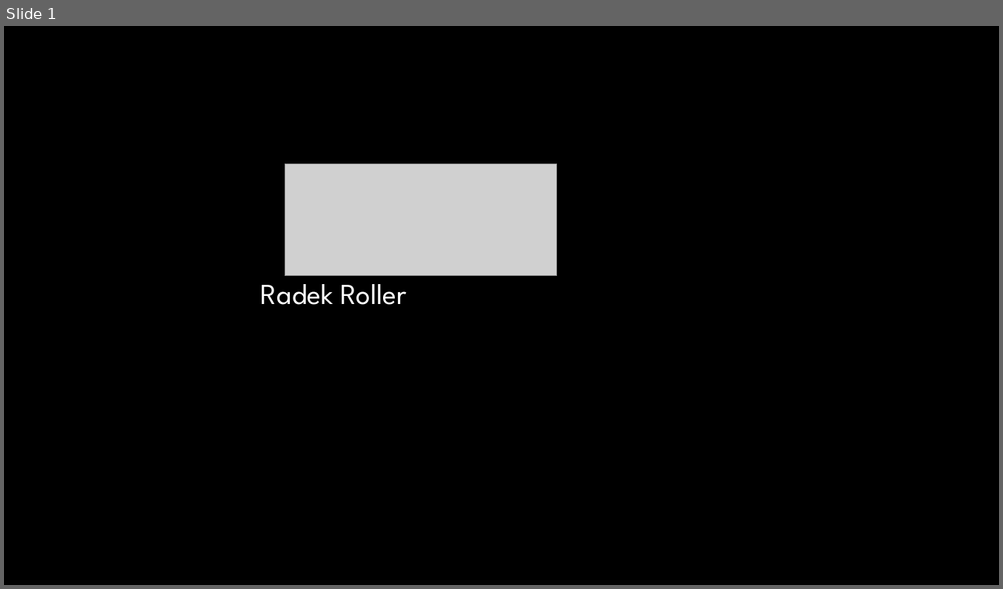
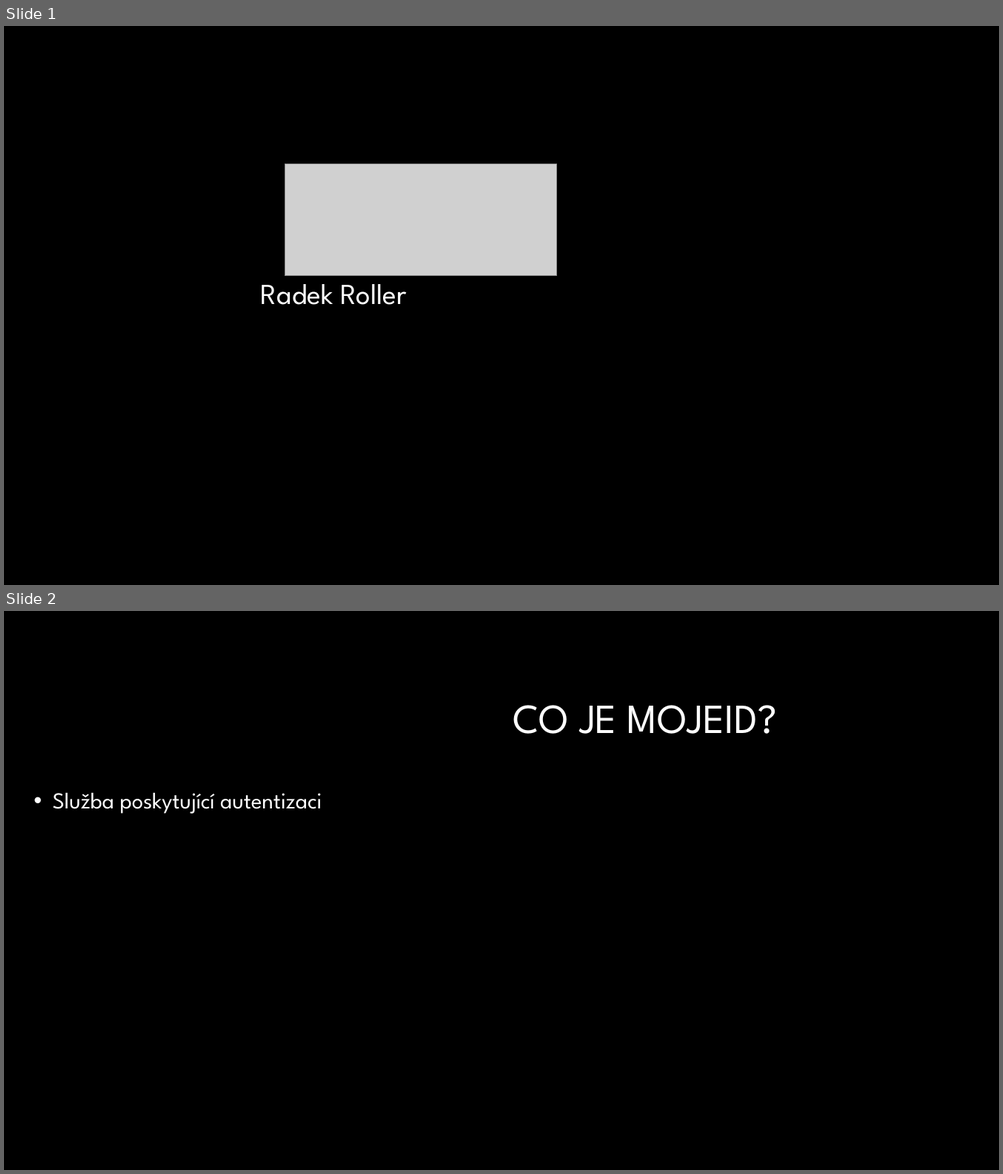
Before and after one commit to teenyRadekr/MojeID, a slide deck: MojeID.pptx. Shown one above the other, each under a label of ours: slide 1 before the commit, slides 1 and 2 after it. The pictures are 1003x589 and 1003x1174 pixels, drawn with LibreOffice and Linux fonts; fonts in the diff are those of the drawing; grey boxes stand for pictures; background and template pictures are left out. Boxes give left, top, right and bottom in pixels: in the first picture for what was removed or moved away, otherwise in the second. Text is boxed around its words. In the diff, an @@ line names an element or a change of style, - is before the commit and + after.

```diff
--- a/MojeID.pptx
+++ b/MojeID.pptx
@@ slide 2 added at [4, 611, 999, 1170], background #000000 @@
@@ title added at [513, 705, 777, 734], 40 pt, text #FFFFFF @@
+CO JE MOJEID?
@@ text added at [53, 792, 322, 814], 22 pt, text #FFFFFF @@
+• Služba poskytující autentizaci
```
Also in this commit, not shown: 2 slides changed, 1 other slide added, 2 other files.
